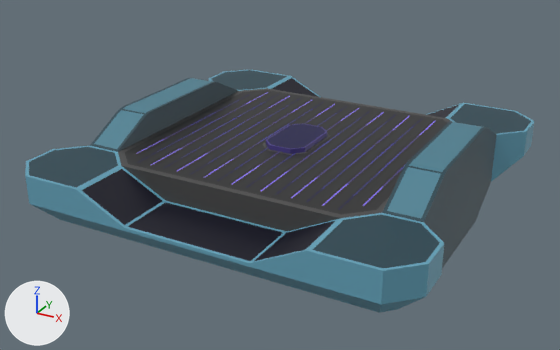
A saved change to the Blender file assets/models/arena/arena.blend.
Both versions are drawn from a 50 mm lens placed at (86.7, -73.1, 50.7), pointed at (30.3, 29.4, -0.6). Every picture has the same lights, and +X, +Y and +Z are marked at lower left. Objects named as collision shapes, trigger or cutter boxes, shadow casters or lower levels of detail are left out.

Before the edit, the objects in view are built like this:
```python
me_cylinder = bpy.data.meshes.new('Cylinder')
me_cylinder.from_pydata(...)  # 33 vertices, 22 faces; spans x 0.0..22.2, y 0.0..22.2, z 0.0..3.2
me_cylinder.materials.append(mat_dcl_avatarwearables)
me_cylinder_003 = bpy.data.meshes.new('Cylinder.003')
me_cylinder_003.from_pydata(...)  # 45 vertices, 39 faces; spans x -25.1..6.9, y -6.9..6.9, z -7.9..0.6
me_cylinder_003.polygons.foreach_set('use_smooth', [True] * 39)
me_cylinder_003.materials.append(mat_dcl_avatarwearables)
me_plane = bpy.data.meshes.new('Plane')
me_plane.from_pydata(...)  # 68 vertices, 17 faces; spans x -0.97..0.97, y -1.0..1.0, z 0.0
me_plane.materials.append(mat_dcl_avatarwearables)
ob_arena_floor_corners = bpy.data.objects.new('arena.floor.corners', me_cylinder_003)
ob_arena_floor_corners.parent = ob_origin
ob_arena_floor_corners.location = (57.07, 57.07, 4.375)
_m = ob_arena_floor_corners.modifiers.new('Hops_Mirror', 'MIRROR')
_m.use_axis = (True, True, False)
_m.use_bisect_axis = (True, True, False)
_m.use_clip = True
_m.mirror_object = ob_pivot_pillars
_m = ob_arena_floor_corners.modifiers.new('Triangulate', 'TRIANGULATE')
_m.min_vertices = 5
_m.keep_custom_normals = True
ob_arena_floor_main = bpy.data.objects.new('arena.floor.main', me_cylinder)
ob_arena_floor_main.parent = ob_origin
ob_arena_floor_main.location = (32.0, 32.0, 2.5)
_m = ob_arena_floor_main.modifiers.new('Hops_Mirror', 'MIRROR')
_m.use_axis = (True, True, True)
_m.use_bisect_axis = (True, True, True)
_m.use_clip = True
ob_stripes = bpy.data.objects.new('stripes', me_plane)
ob_stripes.location = (32.0, 32.0, 5.0)
ob_stripes.scale = (20.0, 20.0, 20.0)
# also in view: 'arena.sides.high' at (32.0, 32.0, 0.7)
```
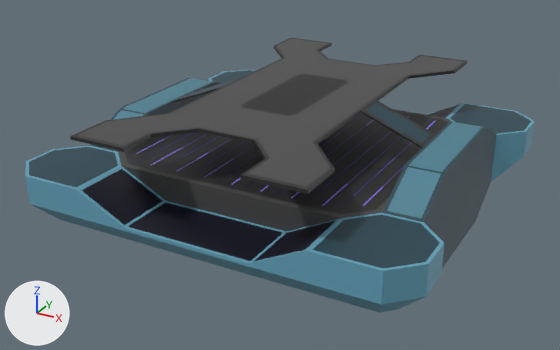
What changed in the scene script:
```text
Add img_avatarwearables_tx_png_001:
    img_avatarwearables_tx_png_001 = load_image('AvatarWearables_TX.png.001', '../../tex/AvatarWearables_TX.png', 512, 512, 'sRGB')
Add mat_dcl_avatarwearables_001:
    mat_dcl_avatarwearables_001 = bpy.data.materials.new('DCL.AvatarWearables.001')
    # colours: black #000000
    # uses the picture img_avatarwearables_tx_png_001
Add me_cylinder_004_1:
    me_cylinder_004_1.from_pydata(...)  # 34 vertices, 22 faces, 1 loose edge; spans x 0.0..18.1, y 0.0..32.0, z 0.0..0.3
    me_cylinder_004_1.materials.append(mat_dcl_avatarwearables_001)
Add ob_arena_floor_main_001:
    ob_arena_floor_main_001 = bpy.data.objects.new('arena.floor.main.001', me_cylinder_004_1)
    ob_arena_floor_main_001.parent = ob_origin
    ob_arena_floor_main_001.location = (32.0, 32.0, 12.75)
    _m = ob_arena_floor_main_001.modifiers.new('Hops_Mirror', 'MIRROR')
    _m.use_axis = (True, True, True)
    _m.use_bisect_axis = (True, True, True)
```

Pixel boxes (x1, y1, x2, y2) of what changed, in the pictures (560 x 350 px):
'arena.floor.main.001', added
    after: (70, 38, 467, 194)
'ramp.spanner', added
    after: (174, 78, 436, 148)
